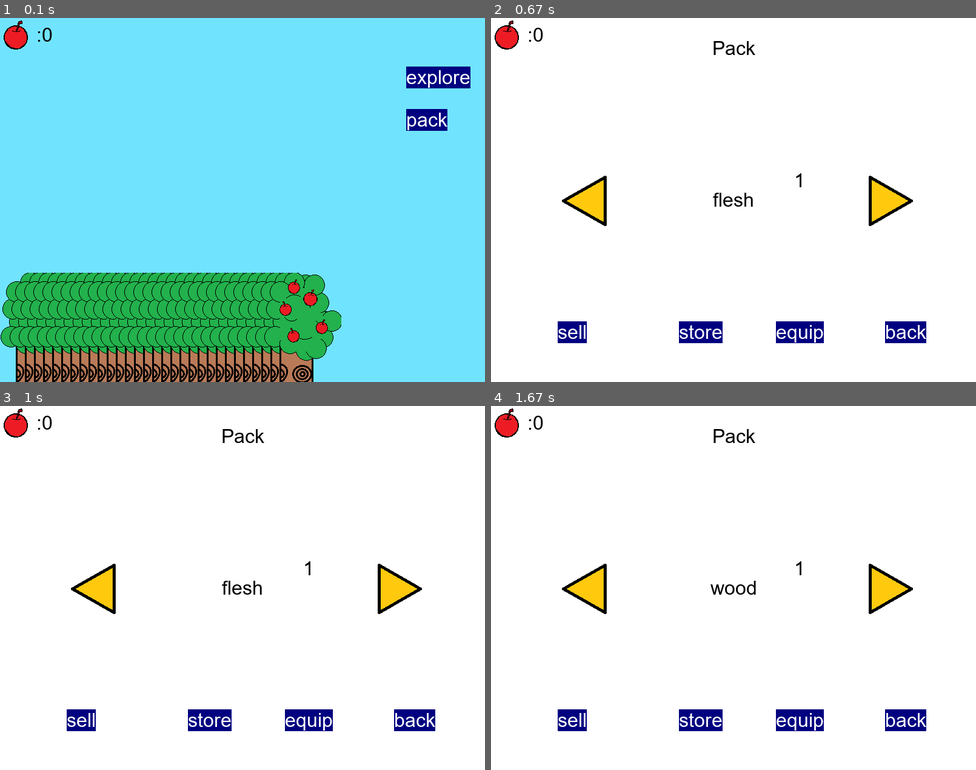
Above: before the commit, frames 1-4 (two rows, left to right).
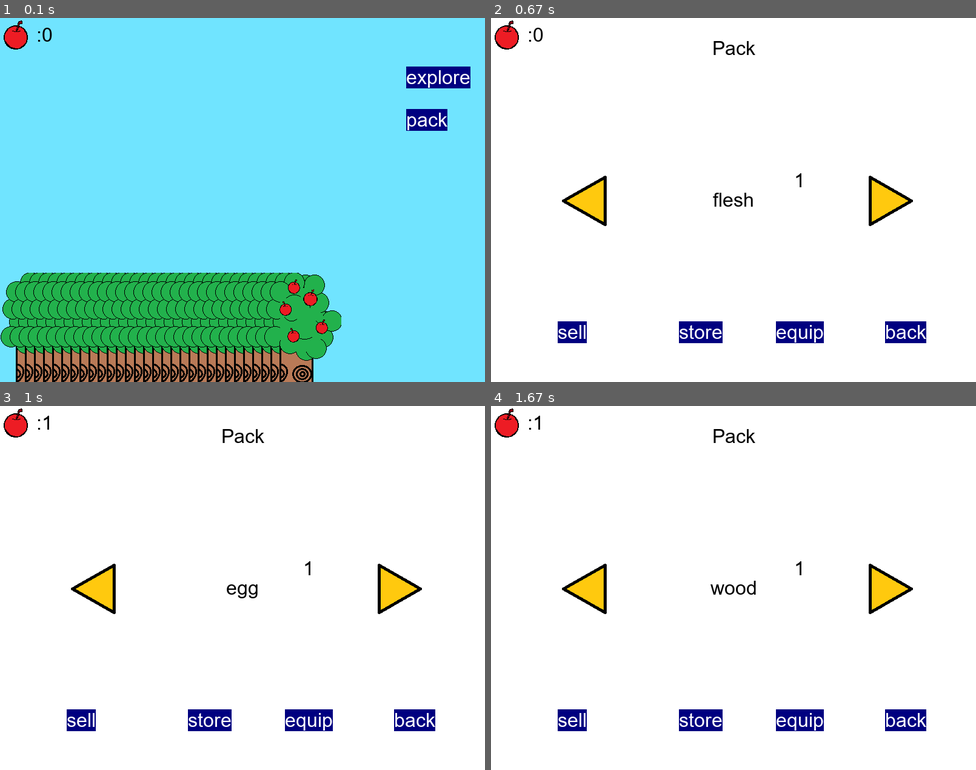
Above: after the commit, the same moments.

Repository: Cynthia7979/Small-Games
Game: pygame game, started from AppleApple!/AppleApple！.py
Same seed, same stepped clock (60 frames per second), same inputs: the game is played once before the commit and once after it. The source is Python 2; it was converted automatically to run under Python 3.
Inputs (mouse positions are in pixels of both pictures, inside the frame that each line leads up to):
- Up to frame 1 (0.1 s): no input
- Up to frame 2 (0.67 s): click "pack" at 0.4 s
- Up to frame 3 (1 s): click "sell" at 0.73 s
- Up to frame 4 (1.67 s): click "equip" at 1.07 s; click (888, 588) at 1.4 s

Frames 1-2 are identical in both runs. In frame 3, 0.2% of the frame differs, in the area x 8-54%, y 2-53%; in frame 4, less than 0.1%.

Commit message:
Updated AppleApple, finished sell and equip system, working on save system

Diff:
--- a/AppleApple!/AppleApple！.py
+++ b/AppleApple!/AppleApple！.py
@@ -184,13 +184,30 @@
                         #print thingReturned[4:]
                     #currentScreen = 'main'
         elif currentScreen == 'pack': # pack viewing and managing screen
-            do, back = packScreen(DISPLAYSURF,font,pack,currentItem) # to switch item or not and go back or not
+            do, back, screen, weapon, sell = packScreen(DISPLAYSURF,font,pack,currentItem) # to switch item or not and go back or not
             if currentItem < len(pack)-1 and currentItem > -1 * (len(pack)): # not out of range
                 currentItem += do
             else:
                 currentItem = 0 # start over
             if back:
                 currentScreen = 'main' # go back
+            if screen:
+                currentScreen = screen
+            if weapon:
+                weaponInUse = weapon
+            if sell:
+                if len(pack.keys()) <= 1:
+                    pass
+                else:
+                    for item in pack.keys():
+                        if item == sell:
+                            apple += item.cost
+                            if pack[item] == 1:
+                                del pack[item]
+                            else:
+                                pack[item] -= 1
+                            currentItem += 1
+
         elif currentScreen[:5] == 'place': # exploring screen, working on
             DISPLAYSURF.fill(SKYBLUE)
             place = currentScreen[5:] # cut the place string
@@ -237,14 +254,15 @@
                         pack[trophie] += 1
                     else:
                         pack[trophie] = 1
+                mobBlood = None
                 del mobs[0]
                 #for mob in mobs:
                     #print mob.name
             if mobs == []: # victory
                 currentScreen = 'main'
-            # FIXME: The blood of the mob will go under zero,
-            # FIXME: and the blood of mob won't reset, it will be negative if next fight started
-            # FIXME: The mob won't change?
+        elif currentScreen == 'store':
+            pass
+            # TODO: Store screen and buy system
 
         # draw apple bar
         DISPLAYSURF.blit(appleImg, (0, 0))
@@ -253,6 +271,7 @@
         # event handling loop
         for event in pygame.event.get():
             if event.type == QUIT:
+                # TODO: save system
                 pygame.quit()
                 sys.exit()
 
@@ -265,6 +284,9 @@
 def packScreen(DISPLAYSURF,font,pack,currentItem):
     do = 0 # switch the item
     back = False # go back to home page?
+    screen = None # go to which screen?
+    weapon = None
+    sell = None # if sell something it will become the thing
 
     DISPLAYSURF.fill(WHITE)
 
@@ -310,7 +332,6 @@
 
     # draw equip button
     equipButtonRect = placeButton(DISPLAYSURF, font, 'equip', 470, 500)
-
 #    x = 50
 #    y = 100
 #    for item in pack.keys():
@@ -347,18 +368,24 @@
     for event in pygame.event.get():
         if event.type == MOUSEBUTTONUP:
             x,y = event.pos
-            print str(x) + str(y)
+            #print str(x) + str(y)
             if pygame.Rect(x,y,1,1).colliderect(leftRect):
                 do = -1
             elif pygame.Rect(x,y,1,1).colliderect(rightRect):
                 do = -1
             elif pygame.Rect(x,y,1,1).colliderect(backButtonRect):
                 back = True
-            #elif pygame.Rect(x,y,1,1)
+            elif pygame.Rect(x,y,1,1).colliderect(sellButtonRect):
+                sell = pack.keys()[currentItem % len(pack.keys())]
+            elif pygame.Rect(x, y, 1, 1).colliderect(storeButtonRect):
+                screen = 'store'
+            elif pygame.Rect(x, y, 1, 1).colliderect(equipButtonRect):
+                weapon = pack.keys()[currentItem % len(pack.keys())]
+                print str(weapon)
         elif event.type == QUIT:
             pygame.quit()
             sys.exit()
-    return (do,back)
+    return (do,back,screen,weapon,sell)
 
 
 def readFile():
--- a/AppleApple!/process.txt
+++ b/AppleApple!/process.txt
@@ -1 +1 @@
-WORKING ON PACK SCREEN PART
+WORKING ON SAVE SYSTEM
